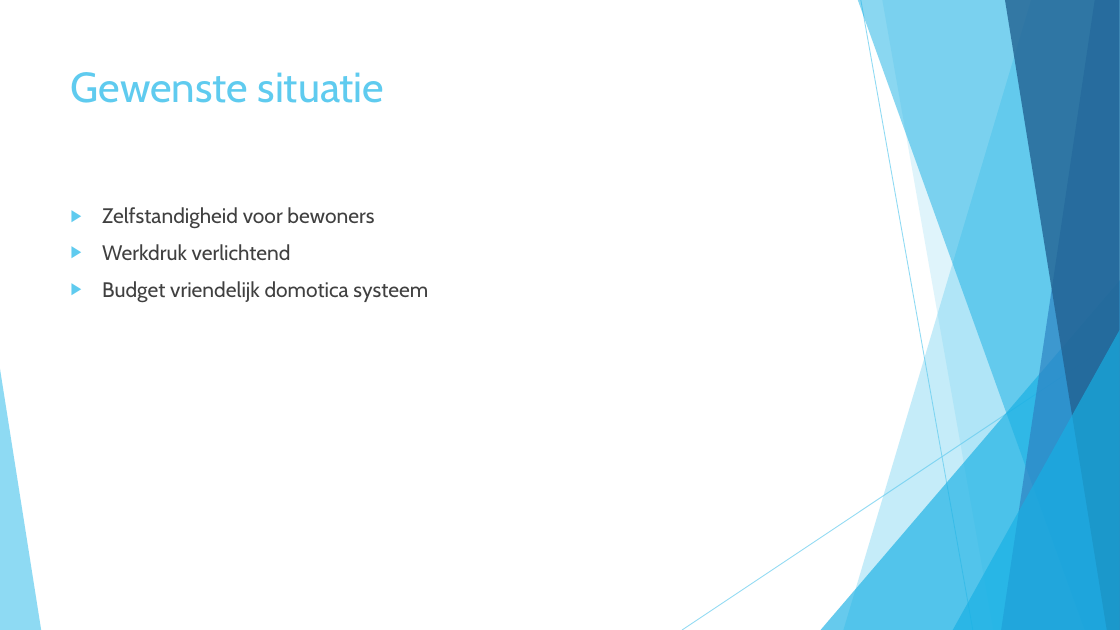
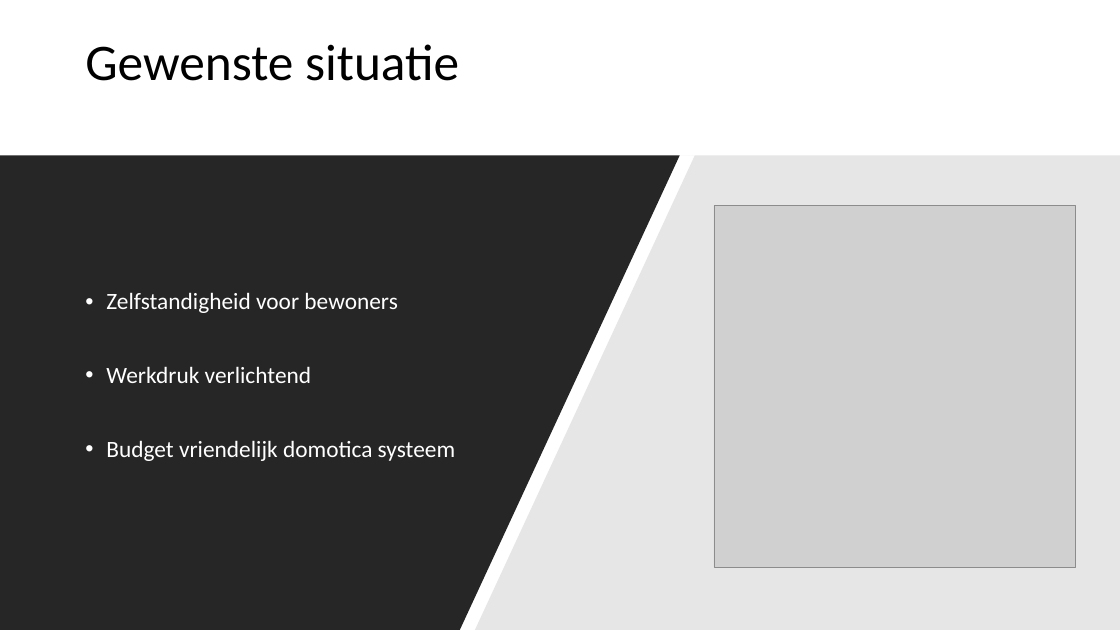
Before and after one commit to wouter503/IDP, a slide deck: slide 8 of Plan van aanpak/presentatie.pptx (slide 5 before the commit). Drawn at 1120x630 pixels with LibreOffice and Linux fonts; fonts in the diff are those of the drawing; grey boxes stand for pictures. Boxes give left, top, right and bottom in pixels: in the first picture for what was removed or moved away, otherwise in the second. Text is boxed around its words. In the diff, an @@ line names an element or a change of style, - is before the commit and + after.

```diff
--- a/Plan van aanpak/presentatie.pptx
+++ b/Plan van aanpak/presentatie.pptx
@@ title "Gewenste situatie": place and size @@
-title "Gewenste situatie" at [71, 72, 385, 103]
+title "Gewenste situatie" at [85, 44, 459, 81]
@@ title "Gewenste situatie" at [85, 44, 459, 81]: size 36 to 44 pt, font Cabin to Calibri, text colour #5FCBEF to #000000; line spacing 1 to 0.9; vertical alignment top to middle @@
@@ freeform shape added at [0, 155, 680, 630], fill #262626 @@
@@ freeform shape added at [455, 155, 1120, 630], fill #E7E6E6 @@
@@ text "Zelfstandigheid voor bewoners": place and size @@
-text "Zelfstandigheid voor bewoners" at [102, 207, 428, 303]
+text "Zelfstandigheid voor bewoners" at [106, 292, 455, 461]
@@ text "Zelfstandigheid voor bewoners" at [106, 292, 455, 461]: size 18 to 20 pt, font Cabin to Calibri, text colour #404040 to #FFFFFF; bullet ▶ to •; line spacing 1 to 0.9; vertical alignment top to middle @@
@@ picture added at [714, 206, 1076, 568] @@
@@ group removed at [0, 0, 1120, 630]: 5 freeform shapes, 3 triangles, 2 lines @@
```
Also in this commit, not shown: 11 other slides changed, 4 slides added.
